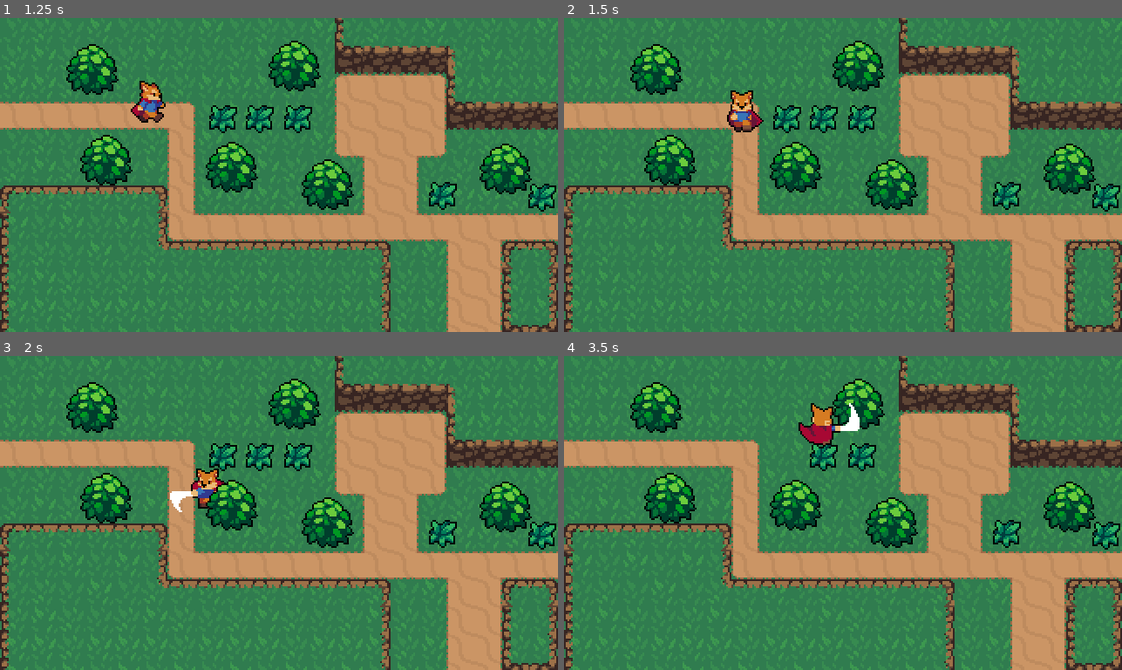
Above: before the commit, frames 1-4 (two rows, left to right).
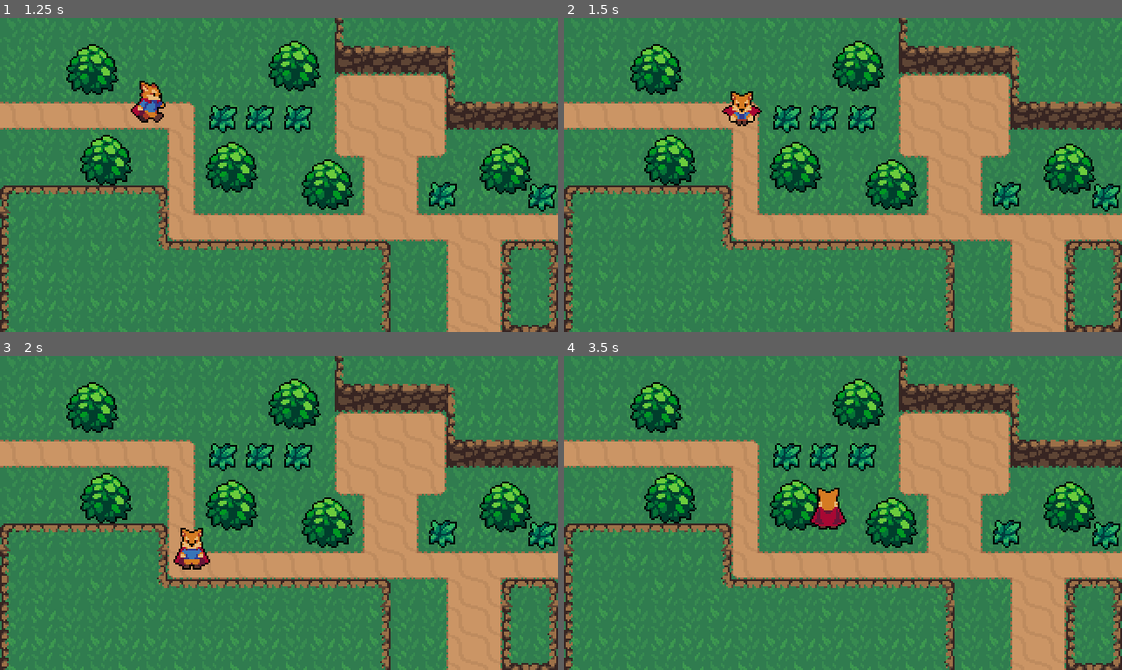
Above: after the commit, the same moments.

Repository: BernardIgiri/GodotActionRPGTutorial
Game: Godot game, scene res://Levels/Level1.tscn
Two runs of this game, one before a commit and one after it. Both use one fixed random seed, a clock stepped at 60 frames per second and the inputs below.
Inputs:
- Up to frame 1 (1.25 s): tap Enter at 0.5 s; hold Right (ui_right) from 0.53 s (still down); tap Space (attack) at 0.6 s; tap Shift (roll, bound only after the commit) at 0.8 s
- Up to frame 2 (1.5 s): release Right (ui_right) at 1.28 s; hold Down (ui_down) from 1.28 s (still down); tap Shift (roll, bound only after the commit) at 1.35 s
- Up to frame 3 (2 s): keep holding Down (ui_down); tap Space (attack) at 1.55 s
- Up to frame 4 (3.5 s): release Down (ui_down) at 2.03 s; hold Right (ui_right) 2.03-2.78 s; tap Space (attack) at 2.1, 3.05 s; tap Shift (roll, bound only after the commit) at 2.3, 2.85 s; hold Up (ui_up) from 2.78 s (still down)

Frame 1 is identical in both runs. In frame 2, 0.4% of the frame differs, in the area x 28-36%, y 23-37%; in frame 3, 1.2%; in frame 4, 1.7%, in the area x 37-53%, y 15-56%.

Commit message:
Added roll animation.

Diff:
--- a/Player/Player.gd
+++ b/Player/Player.gd
@@ -2,6 +2,8 @@
 
 const ACCELERATION = 300
 const MAX_VELOCITY = 100
+const ROLL_ACCELERATION = 800
+const ROLL_SPEED = 110
 const FRICTION = 275
 
 enum {
@@ -12,6 +14,7 @@
 
 var state = MOVE
 var velocity = Vector2.ZERO
+var last_direction = Vector2.LEFT
 
 onready var animationPlayer = $AnimationPlayer
 onready var animationTree = $AnimationTree
@@ -25,11 +28,11 @@
 		MOVE:
 			move_state(delta)
 		ROLL:
-			pass
+			roll_state(delta)
 		ATTACK:
 			attack_state(delta)
 
-func _physics_process(delta):
+func _physics_process(_delta):
 	velocity = move_and_slide(velocity)
 
 func move_state(delta):
@@ -38,9 +41,11 @@
 	input_vector.y = Input.get_action_strength("ui_down") - Input.get_action_strength("ui_up")
 	input_vector = input_vector.normalized()
 	if input_vector != Vector2.ZERO:
+		last_direction = input_vector
 		animationTree.set("parameters/Idle/blend_position", input_vector)
 		animationTree.set("parameters/Run/blend_position", input_vector)
 		animationTree.set("parameters/Attack/blend_position", input_vector)
+		animationTree.set("parameters/Roll/blend_position", input_vector)
 		animationState.travel("Run")
 		velocity += input_vector * ACCELERATION * delta
 		velocity = velocity.clamped(MAX_VELOCITY)
@@ -49,11 +54,20 @@
 		velocity = velocity.move_toward(Vector2.ZERO, FRICTION * delta)
 	if Input.is_action_just_pressed("attack"):
 		state = ATTACK
-
+	elif Input.is_action_just_pressed("roll"):
+		state = ROLL
 
 func attack_state(delta):
+	animationState.travel("Attack")
 	velocity = velocity.move_toward(Vector2.ZERO, FRICTION * delta)
-	animationState.travel("Attack")
+
+func roll_state(delta):
+	animationState.travel("Roll")
+	velocity += last_direction * ROLL_ACCELERATION * delta
+	velocity = velocity.clamped(ROLL_SPEED)
 
 func attack_animation_finished():
 	state = MOVE
+
+func roll_animation_finished():
+	state = MOVE
--- a/Player/Player.tscn
+++ b/Player/Player.tscn
@@ -286,6 +286,126 @@
 "transitions": PoolRealArray( 1 ),
 "update": 1,
 "values": [ 12 ]
+}
+
+[sub_resource type="Animation" id=97]
+resource_name = "RollEast"
+length = 0.5
+tracks/0/type = "value"
+tracks/0/path = NodePath("Sprite:frame")
+tracks/0/interp = 1
+tracks/0/loop_wrap = true
+tracks/0/imported = false
+tracks/0/enabled = true
+tracks/0/keys = {
+"times": PoolRealArray( 0, 0.1, 0.2, 0.3, 0.4 ),
+"transitions": PoolRealArray( 1, 1, 1, 1, 1 ),
+"update": 1,
+"values": [ 40, 41, 42, 43, 44 ]
+}
+tracks/1/type = "method"
+tracks/1/path = NodePath(".")
+tracks/1/interp = 1
+tracks/1/loop_wrap = true
+tracks/1/imported = false
+tracks/1/enabled = true
+tracks/1/keys = {
+"times": PoolRealArray( 0.5 ),
+"transitions": PoolRealArray( 1 ),
+"values": [ {
+"args": [  ],
+"method": "roll_animation_finished"
+} ]
+}
+
+[sub_resource type="Animation" id=98]
+resource_name = "RollNorth"
+length = 0.5
+tracks/0/type = "value"
+tracks/0/path = NodePath("Sprite:frame")
+tracks/0/interp = 1
+tracks/0/loop_wrap = true
+tracks/0/imported = false
+tracks/0/enabled = true
+tracks/0/keys = {
+"times": PoolRealArray( 0, 0.1, 0.2, 0.3, 0.4 ),
+"transitions": PoolRealArray( 1, 1, 1, 1, 1 ),
+"update": 1,
+"values": [ 45, 46, 47, 48, 49 ]
+}
+tracks/1/type = "method"
+tracks/1/path = NodePath(".")
+tracks/1/interp = 1
+tracks/1/loop_wrap = true
+tracks/1/imported = false
+tracks/1/enabled = true
+tracks/1/keys = {
+"times": PoolRealArray( 0.5 ),
+"transitions": PoolRealArray( 1 ),
+"values": [ {
+"args": [  ],
+"method": "roll_animation_finished"
+} ]
+}
+
+[sub_resource type="Animation" id=99]
+resource_name = "RollSouth"
+length = 0.5
+tracks/0/type = "value"
+tracks/0/path = NodePath("Sprite:frame")
+tracks/0/interp = 1
+tracks/0/loop_wrap = true
+tracks/0/imported = false
+tracks/0/enabled = true
+tracks/0/keys = {
+"times": PoolRealArray( 0, 0.1, 0.2, 0.3, 0.4 ),
+"transitions": PoolRealArray( 1, 1, 1, 1, 1 ),
+"update": 1,
+"values": [ 55, 56, 57, 58, 59 ]
+}
+tracks/1/type = "method"
+tracks/1/path = NodePath(".")
+tracks/1/interp = 1
+tracks/1/loop_wrap = true
+tracks/1/imported = false
+tracks/1/enabled = true
+tracks/1/keys = {
+"times": PoolRealArray( 0.5 ),
+"transitions": PoolRealArray( 1 ),
+"values": [ {
+"args": [  ],
+"method": "roll_animation_finished"
+} ]
+}
+
+[sub_resource type="Animation" id=100]
+resource_name = "RollWest"
+length = 0.5
+tracks/0/type = "value"
+tracks/0/path = NodePath("Sprite:frame")
+tracks/0/interp = 1
+tracks/0/loop_wrap = true
+tracks/0/imported = false
+tracks/0/enabled = true
+tracks/0/keys = {
+"times": PoolRealArray( 0, 0.1, 0.2, 0.3, 0.4 ),
+"transitions": PoolRealArray( 1, 1, 1, 1, 1 ),
+"update": 1,
+"values": [ 50, 51, 52, 53, 54 ]
+}
+tracks/1/type = "method"
+tracks/1/path = NodePath(".")
+tracks/1/interp = 1
+tracks/1/loop_wrap = true
+tracks/1/imported = false
+tracks/1/enabled = true
+tracks/1/keys = {
+"times": PoolRealArray( 0.5 ),
+"transitions": PoolRealArray( 1 ),
+"values": [ {
+"args": [  ],
+"method": "roll_animation_finished"
+} ]
 }
 
 [sub_resource type="Animation" id=63]
@@ -406,6 +526,31 @@
 max_space = Vector2( 1, 1.1 )
 blend_mode = 1
 
+[sub_resource type="AnimationNodeAnimation" id=101]
+animation = "RollWest"
+
+[sub_resource type="AnimationNodeAnimation" id=102]
+animation = "RollSouth"
+
+[sub_resource type="AnimationNodeAnimation" id=103]
+animation = "RollEast"
+
+[sub_resource type="AnimationNodeAnimation" id=104]
+animation = "RollNorth"
+
+[sub_resource type="AnimationNodeBlendSpace2D" id=105]
+blend_point_0/node = SubResource( 101 )
+blend_point_0/pos = Vector2( -1, 0 )
+blend_point_1/node = SubResource( 102 )
+blend_point_1/pos = Vector2( 0, 1.1 )
+blend_point_2/node = SubResource( 103 )
+blend_point_2/pos = Vector2( 1, 0 )
+blend_point_3/node = SubResource( 104 )
+blend_point_3/pos = Vector2( 0, -1.1 )
+min_space = Vector2( -1, -1.1 )
+max_space = Vector2( 1, 1.1 )
+blend_mode = 1
+
 [sub_resource type="AnimationNodeAnimation" id=76]
 animation = "RunWest"
 
@@ -439,14 +584,20 @@
 
 [sub_resource type="AnimationNodeStateMachineTransition" id=95]
 
+[sub_resource type="AnimationNodeStateMachineTransition" id=106]
+
+[sub_resource type="AnimationNodeStateMachineTransition" id=107]
+
 [sub_resource type="AnimationNodeStateMachine" id=81]
 states/Attack/node = SubResource( 93 )
-states/Attack/position = Vector2( 227.375, 185 )
+states/Attack/position = Vector2( 397.438, 113 )
 states/Idle/node = SubResource( 75 )
-states/Idle/position = Vector2( 226.5, 94 )
+states/Idle/position = Vector2( 113, 35.5 )
+states/Roll/node = SubResource( 105 )
+states/Roll/position = Vector2( 398.219, 207 )
 states/Run/node = SubResource( 80 )
-states/Run/position = Vector2( 392, 95 )
-transitions = [ "Idle", "Run", SubResource( 83 ), "Run", "Idle", SubResource( 84 ), "Idle", "Attack", SubResource( 94 ), "Attack", "Idle", SubResource( 95 ) ]
+states/Run/position = Vector2( 396, 28.5 )
+transitions = [ "Idle", "Run", SubResource( 83 ), "Run", "Idle", SubResource( 84 ), "Idle", "Attack", SubResource( 94 ), "Attack", "Idle", SubResource( 95 ), "Idle", "Roll", SubResource( 106 ), "Roll", "Idle", SubResource( 107 ) ]
 start_node = "Idle"
 
 [sub_resource type="AnimationNodeStateMachinePlayback" id=82]
@@ -462,7 +613,6 @@
 position = Vector2( 1, -9 )
 texture = ExtResource( 2 )
 hframes = 60
-frame = 32
 
 [node name="CollisionShape2D" type="CollisionShape2D" parent="."]
 rotation = -1.5708
@@ -477,6 +627,10 @@
 anims/IdleNorth = SubResource( 68 )
 anims/IdleSouth = SubResource( 69 )
 anims/IdleWest = SubResource( 70 )
+anims/RollEast = SubResource( 97 )
+anims/RollNorth = SubResource( 98 )
+anims/RollSouth = SubResource( 99 )
+anims/RollWest = SubResource( 100 )
 anims/RunEast = SubResource( 63 )
 anims/RunNorth = SubResource( 64 )
 anims/RunSouth = SubResource( 65 )
@@ -488,6 +642,7 @@
 parameters/playback = SubResource( 82 )
 parameters/Attack/blend_position = Vector2( -0.0728477, 0.0106101 )
 parameters/Idle/blend_position = Vector2( 0, 0 )
+parameters/Roll/blend_position = Vector2( 0, 0 )
 parameters/Run/blend_position = Vector2( 0, 0 )
 
 [node name="HitBoxPivot" type="Position2D" parent="."]
--- a/project.godot
+++ b/project.godot
@@ -91,6 +91,13 @@
 , Object(InputEventKey,"resource_local_to_scene":false,"resource_name":"","device":0,"alt":false,"shift":false,"control":false,"meta":false,"command":false,"pressed":false,"scancode":74,"unicode":0,"echo":false,"script":null)
  ]
 }
+roll={
+"deadzone": 0.5,
+"events": [ Object(InputEventKey,"resource_local_to_scene":false,"resource_name":"","device":0,"alt":false,"shift":false,"control":false,"meta":false,"command":false,"pressed":false,"scancode":16777237,"unicode":0,"echo":false,"script":null)
+, Object(InputEventJoypadButton,"resource_local_to_scene":false,"resource_name":"","device":0,"button_index":1,"pressure":0.0,"pressed":false,"script":null)
+, Object(InputEventKey,"resource_local_to_scene":false,"resource_name":"","device":0,"alt":false,"shift":false,"control":false,"meta":false,"command":false,"pressed":false,"scancode":75,"unicode":0,"echo":false,"script":null)
+ ]
+}
 
 [layer_names]
 
Not shown: 1 places in Player/Player.tscn that only renumber resources
